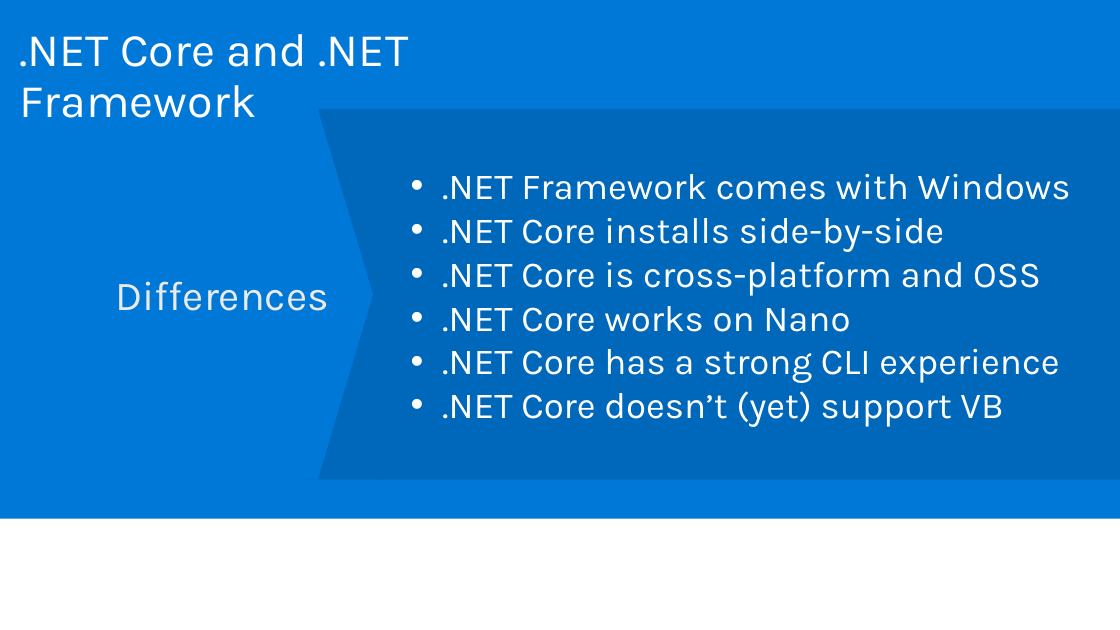
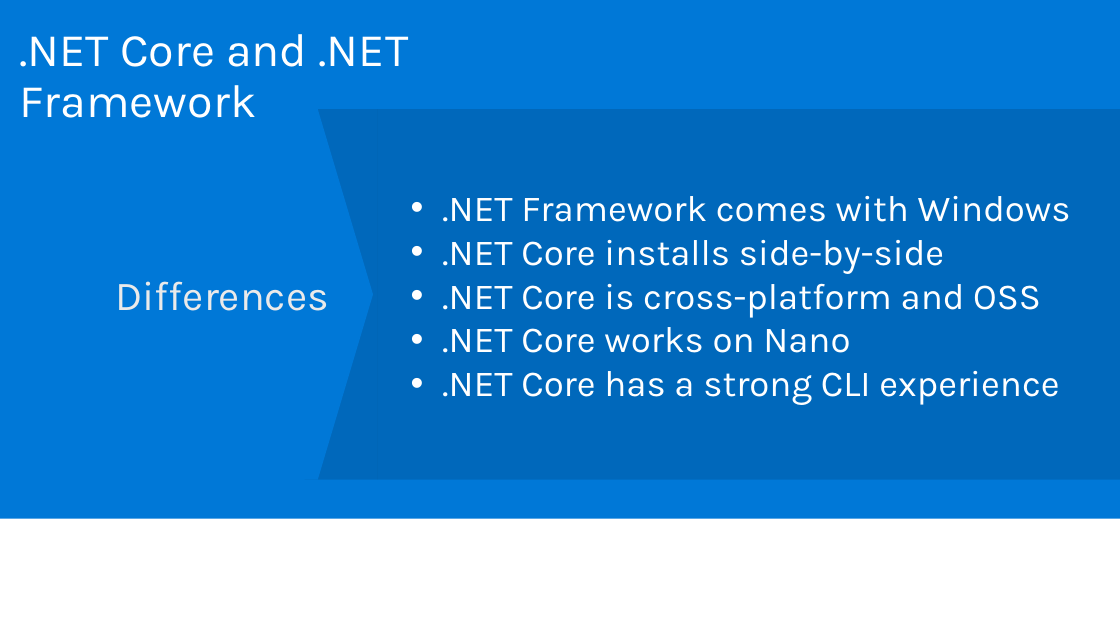
Before and after one commit to dotnet-presentations/dotnetcore-workshop, a slide deck: slide 26 of 1-Overview-Tools-Acquisition/netcore-workshop-overview-tools.pptx (slide 25 before the commit). Drawn at 1120x630 pixels with LibreOffice and Linux fonts; fonts in the diff are those of the drawing; background and template pictures are left out. Boxes give left, top, right and bottom in pixels: in the first picture for what was removed or moved away, otherwise in the second. Text is boxed around its words. In the diff, an @@ line names an element or a change of style, - is before the commit and + after.

```diff
--- a/1-Overview-Tools-Acquisition/netcore-workshop-overview-tools.pptx
+++ b/1-Overview-Tools-Acquisition/netcore-workshop-overview-tools.pptx
@@ text in rectangle at (x1=442, y1=391, x2=1003, y2=427): paragraph removed @@
-• .NET Core doesn’t (yet) support VB
```
Also in this commit, not shown: 19 other slides changed, 3 slides added, 5 slides removed.
